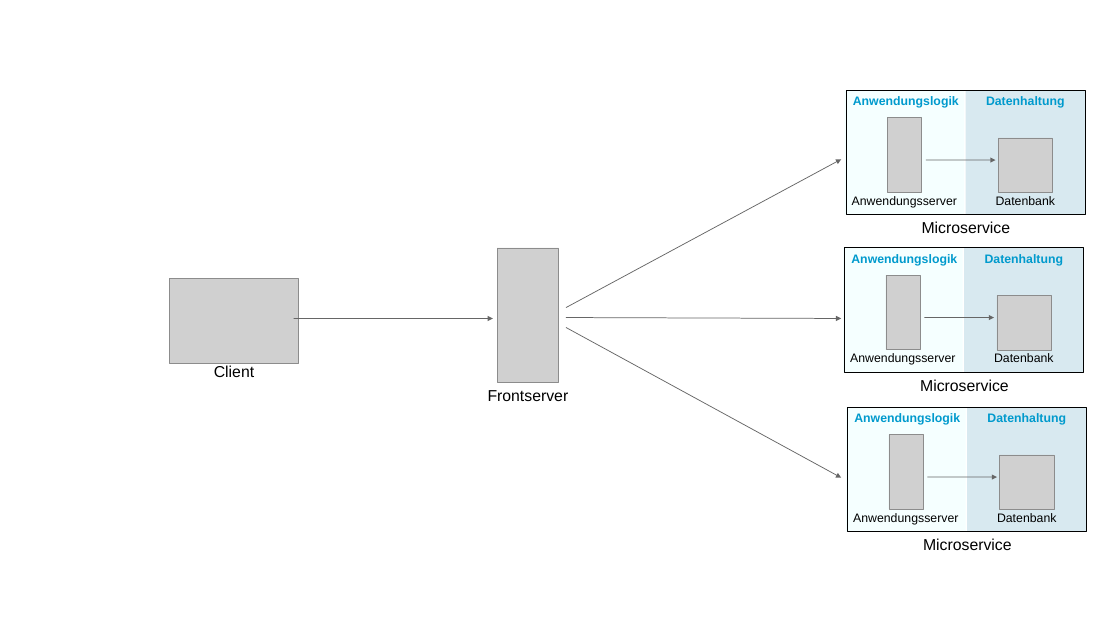
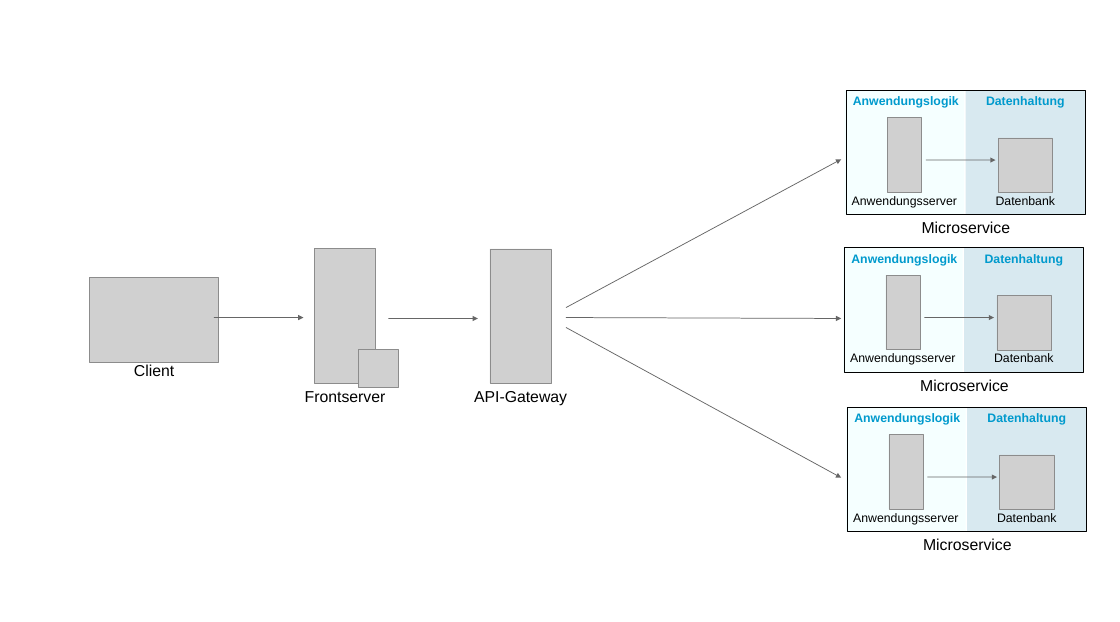
Before and after one commit to DennisSchulmeister/dhbwka-wwi-vertsys-2020-folien, a slide deck: slide 1 of static/1-grundlagen/_src/microservices.odp. Drawn at 1120x622 pixels with LibreOffice and Linux fonts; fonts in the diff are those of the drawing; grey boxes stand for pictures. Boxes give left, top, right and bottom in pixels: in the first picture for what was removed or moved away, otherwise in the second. Text is boxed around its words. In the diff, an @@ line names an element or a change of style, - is before the commit and + after.

```diff
--- a/static/1-grundlagen/_src/microservices.odp
+++ b/static/1-grundlagen/_src/microservices.odp
@@ picture moved from (x1=497, y1=248, x2=559, y2=382) to (x1=314, y1=249, x2=375, y2=384) @@
@@ picture added at (x1=490, y1=249, x2=551, y2=384) @@
@@ picture moved from (x1=169, y1=279, x2=298, y2=363) to (x1=90, y1=277, x2=219, y2=362) @@
@@ arrow moved from (294, 319) - (493, 319) to (214, 317) - (303, 317) @@
@@ arrow added from (388, 319) to (478, 319), #666666 0.85 pt @@
@@ text "Client" moved from (x1=214, y1=365, x2=254, y2=377) to (x1=134, y1=364, x2=174, y2=376) @@
@@ picture added at (x1=358, y1=350, x2=398, y2=387) @@
@@ text "Frontserver" moved from (x1=488, y1=390, x2=569, y2=401) to (x1=305, y1=391, x2=386, y2=402) @@
@@ text added at (x1=474, y1=391, x2=567, y2=406), 18 pt, text #000000 @@
+API-Gateway
```
Also in this commit, not shown: 7 other files.
